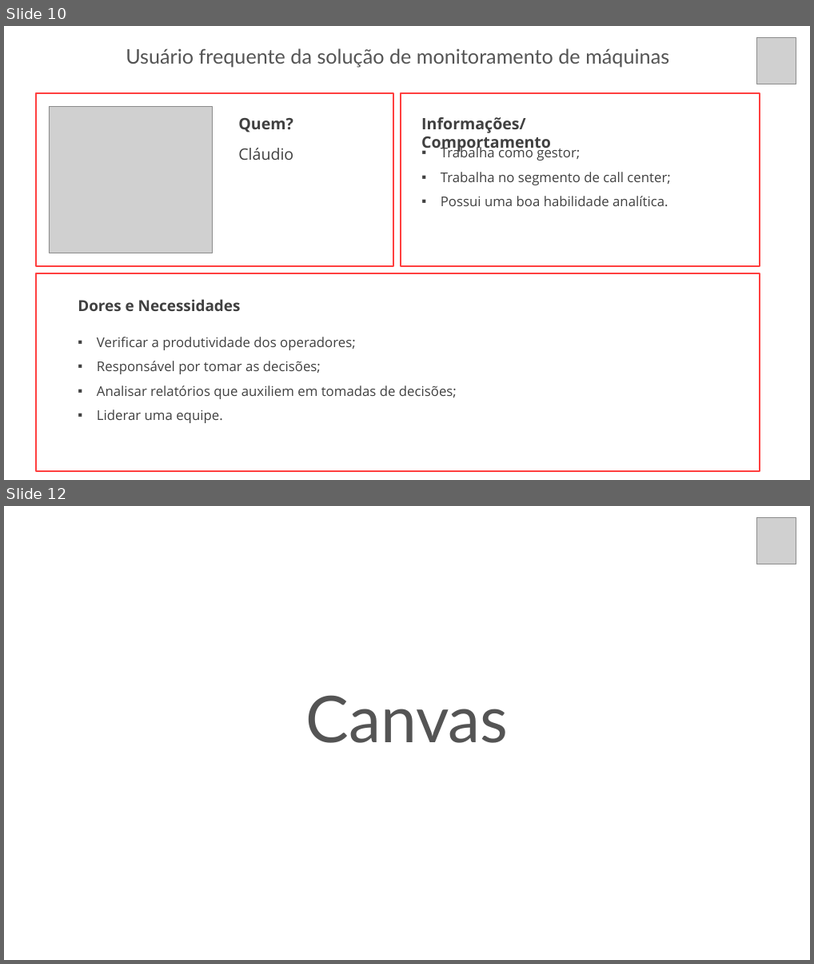
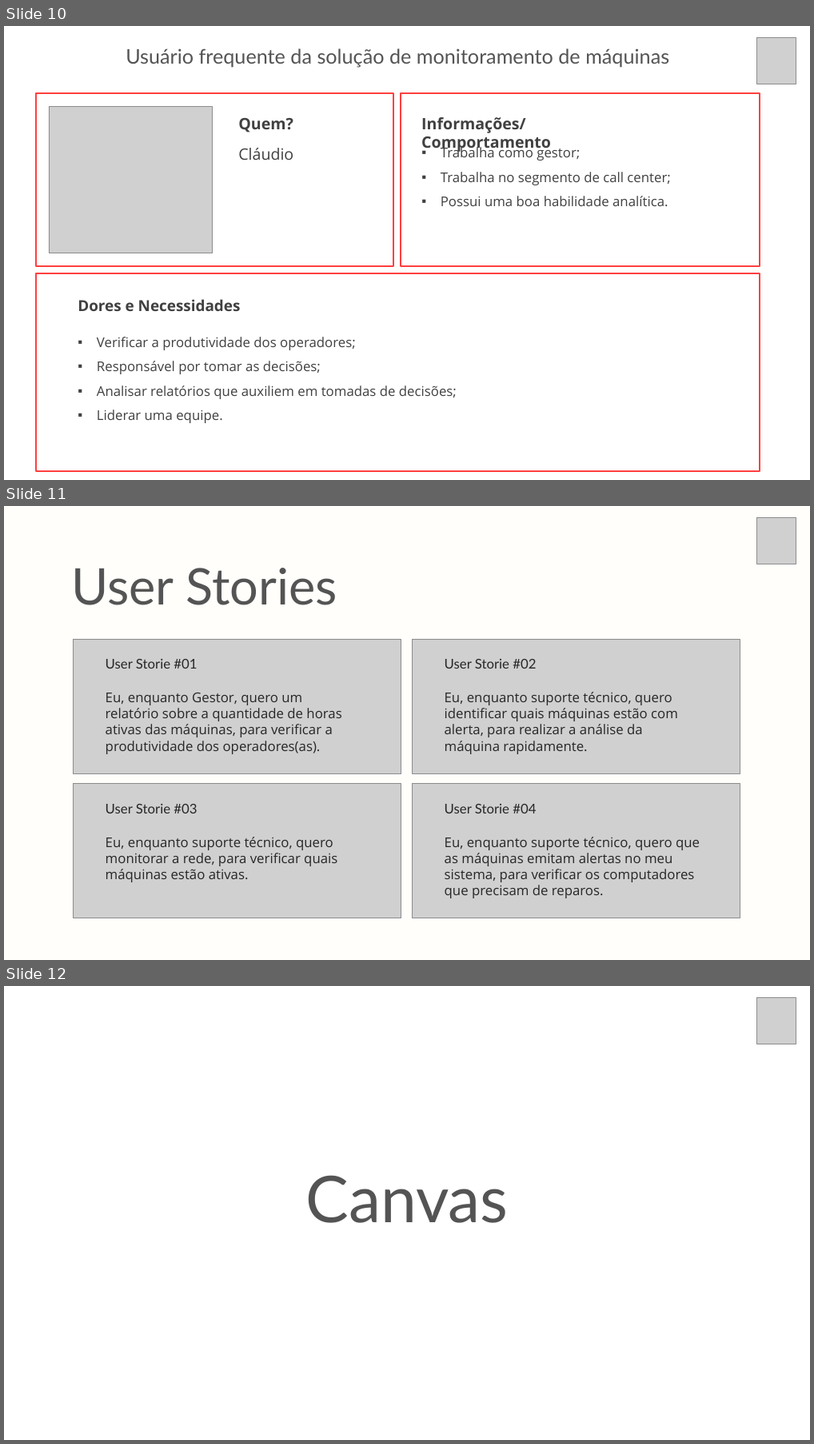
Before and after one commit to christian-raphael/Pyxis, a slide deck: Documentação/Pyxis.pptx. Shown one above the other, each under a label of ours: slides 10 and 12 before the commit, slides 10, 11 and 12 after it; the slides between them are not shown. The pictures are 814x964 and 814x1444 pixels, drawn with LibreOffice and Linux fonts; fonts in the diff are those of the drawing; grey boxes stand for pictures. Boxes give left, top, right and bottom in pixels: in the first picture for what was removed or moved away, otherwise in the second. Text is boxed around its words. In the diff, an @@ line names an element or a change of style, - is before the commit and + after.

Commit message:
att slide

```diff
--- a/Documentação/Pyxis.pptx
+++ b/Documentação/Pyxis.pptx
@@ slide 11 added at bbox=[4, 506, 810, 960], background #FFFEFB @@
@@ picture added at bbox=[757, 518, 796, 564] @@
@@ text added at bbox=[71, 568, 338, 605], 90 pt, text #545454 @@
+User Stories
@@ picture added at bbox=[73, 639, 401, 773] @@
@@ picture added at bbox=[412, 639, 740, 773] @@
@@ text added at bbox=[106, 659, 197, 668], 24 pt, text #262626 @@
+User Storie #01
@@ text added at bbox=[445, 659, 536, 668], 24 pt, text #262626 @@
+User Storie #02
@@ text added at bbox=[106, 692, 342, 754], 24 pt, text #262626 @@
+Eu, enquanto Gestor, quero um relatório sobre a quantidade de horas ativas das máquinas, para verificar a produtividade dos operadores(as).
@@ text added at bbox=[445, 692, 678, 754], 24 pt, text #262626 @@
+Eu, enquanto suporte técnico, quero identificar quais máquinas estão com alerta, para realizar a análise da máquina rapidamente.
@@ picture added at bbox=[73, 784, 401, 918] @@
@@ picture added at bbox=[412, 784, 740, 918] @@
@@ text added at bbox=[106, 804, 197, 813], 24 pt, text #262626 @@
+User Storie #03
@@ text added at bbox=[445, 804, 536, 813], 24 pt, text #262626 @@
+User Storie #04
@@ text added at bbox=[106, 836, 338, 882], 24 pt, text #262626 @@
+Eu, enquanto suporte técnico, quero monitorar a rede, para verificar quais máquinas estão ativas.
@@ text added at bbox=[445, 836, 700, 898], 24 pt, text #262626 @@
+Eu, enquanto suporte técnico, quero que as máquinas emitam alertas no meu sistema, para verificar os computadores que precisam de reparos.
```
Also in this commit, not shown: 1 other slide added, 2 slides removed, 4 other files.
